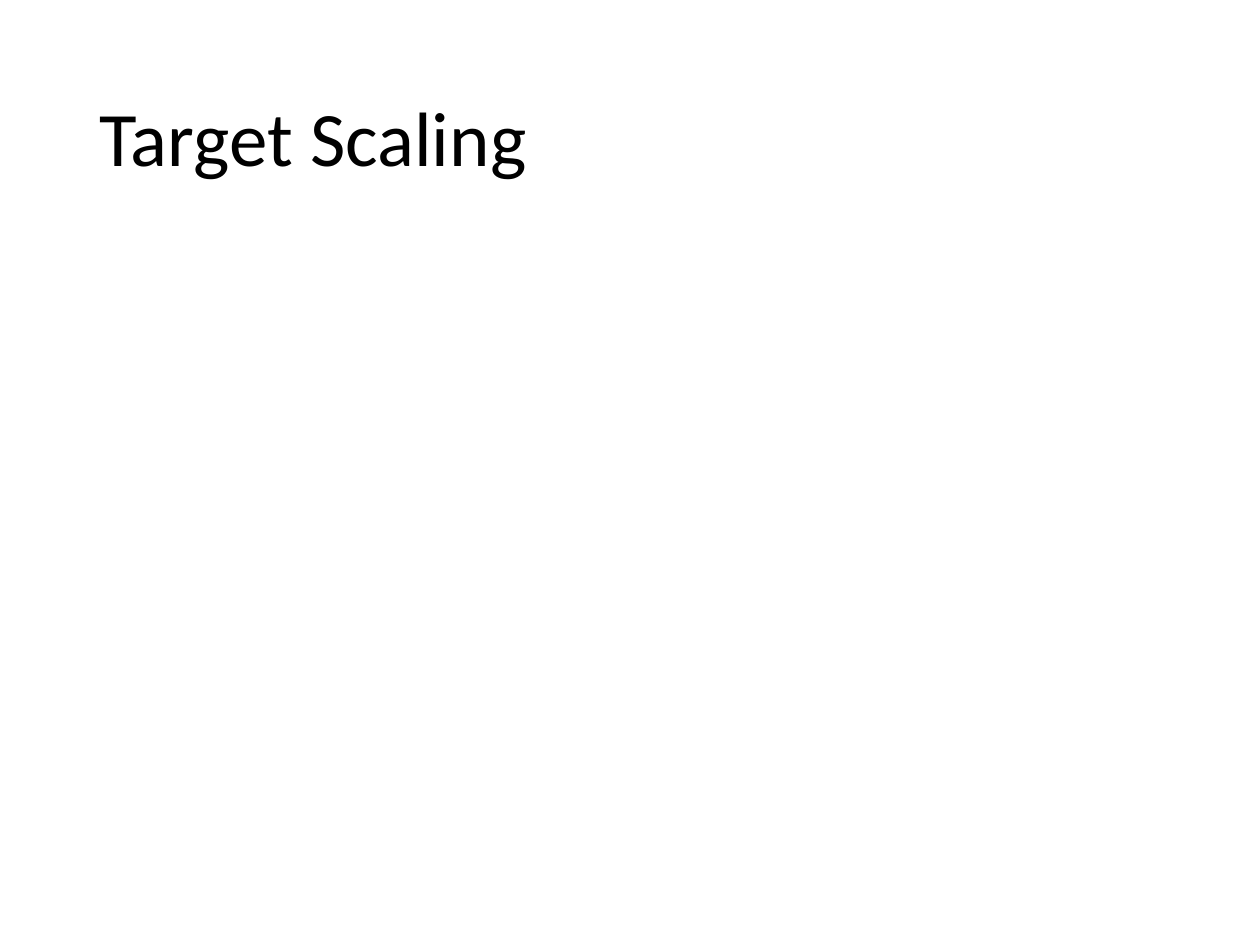
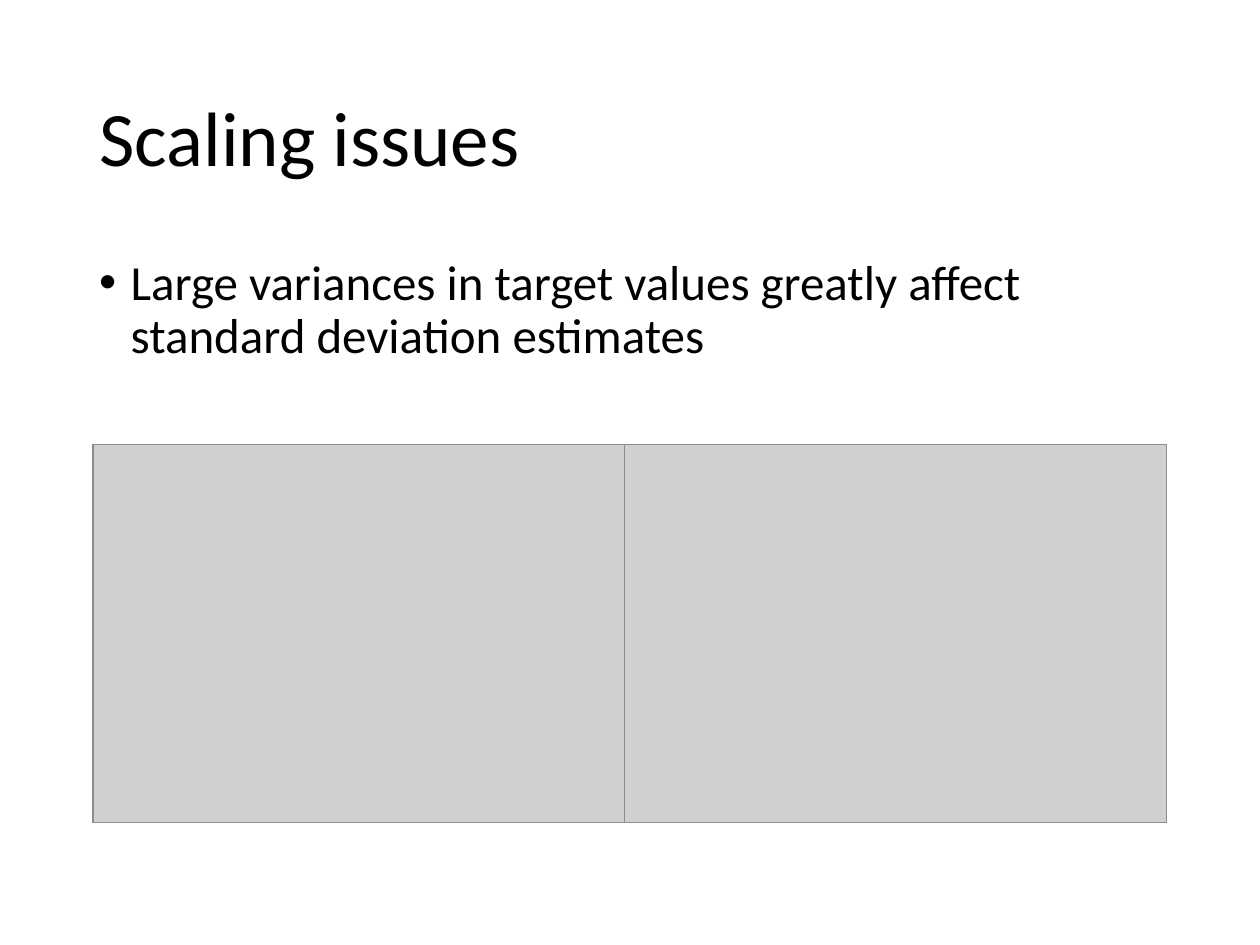
Before and after one commit to jkingphd/practical_bayes_opt, a slide deck: slide 24 of Data_science_nashville_jkk.pptx (slide 21 before the commit). Drawn at 1260x945 pixels with LibreOffice and Linux fonts; fonts in the diff are those of the drawing; grey boxes stand for pictures. Boxes give left, top, right and bottom in pixels: in the first picture for what was removed or moved away, otherwise in the second. Text is boxed around its words. In the diff, an @@ line names an element or a change of style, - is before the commit and + after.

Commit message:
Added scaling notebook and new images for Powerpoint. Also updated to PPT.

```diff
--- a/Data_science_nashville_jkk.pptx
+++ b/Data_science_nashville_jkk.pptx
@@ title at (99, 112, 520, 180): text changed @@
-Target Scaling
+Scaling issues
@@ text added at (131, 266, 1020, 354), 28 pt, text #000000 @@
+• Large variances in target values greatly affect standard deviation estimates
@@ picture added at (93, 445, 625, 823) @@
@@ picture added at (625, 445, 1167, 823) @@
```
Also in this commit, not shown: 3 other slides changed, 6 slides added, 1 slide removed, 9 other files.
